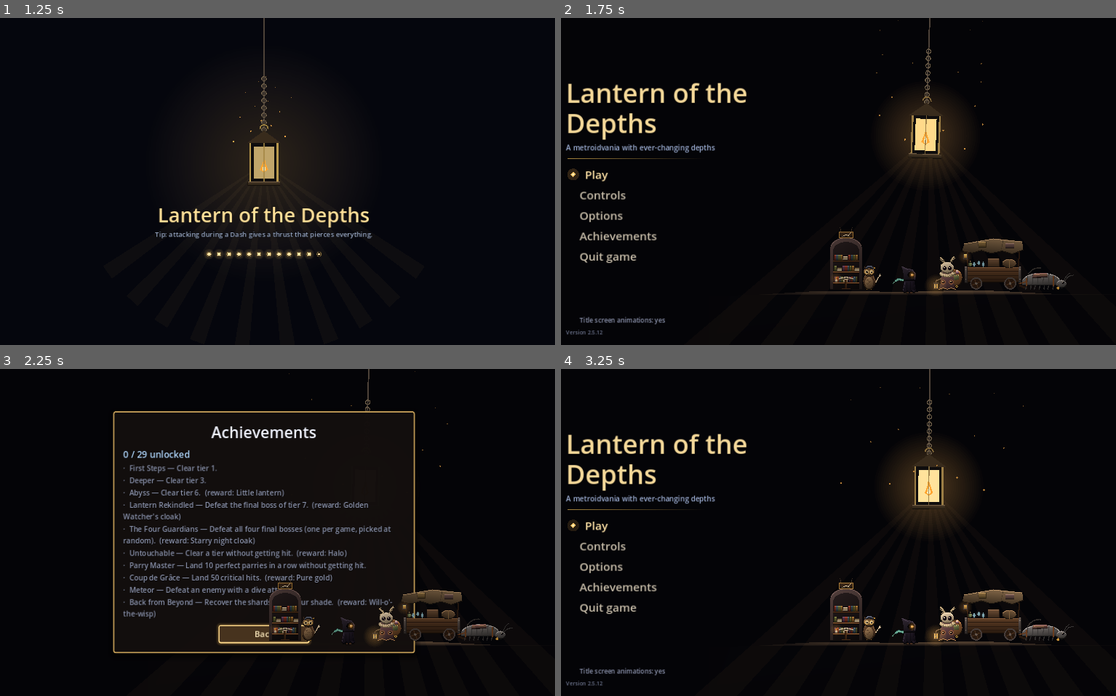
Above: before the commit, frames 1-4 (two rows, left to right).
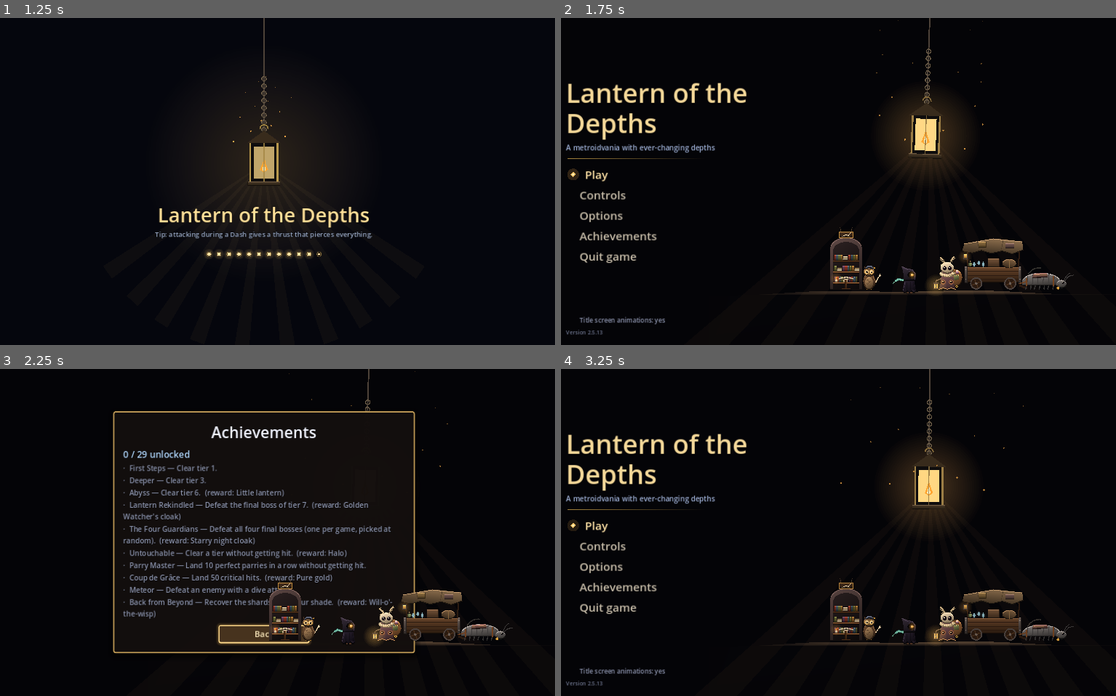
Above: after the commit, the same moments.

Repository: FlyinnRabbit/lanterne-des-profondeurs
Game: Godot game, scene res://main.tscn
Two runs of this game, one before a commit and one after it. Both use one fixed random seed, a clock stepped at 60 frames per second and the inputs below.
Inputs:
- Up to frame 1 (1.25 s): click "Play" at 0.5 s
- Up to frame 2 (1.75 s): click "Play" at 1.25 s
- Up to frame 3 (2.25 s): click "Achievements" at 2 s
- Up to frame 4 (3.25 s): click "Back" at 2.75 s

Frame 1 is identical in both runs. In frame 2, 0.6% of the frame differs, in the area x 7-91%, y 65-97%; in frame 3, 0.7%, in the area x 48-91%, y 65-84%; in frame 4, 0.3%.

Commit message:
Écran titre : vacillement de la Lanterne beaucoup plus lent et doux (v2.5.13)
Co-Authored-By: Claude Opus 5.5 <noreply@anthropic.com>
Claude-Session: https://claude.ai/code/session_01F5DPjSnstC8B37BYZw9U86

Diff:
--- a/project.godot
+++ b/project.godot
@@ -5,7 +5,7 @@
 [application]
 
 config/name="Lanterne des Profondeurs"
-config/version="2.5.12"
+config/version="2.5.13"
 config/data_gen=3
 config/description="Petit metroidvania 2D inspiré de Hollow Knight"
 run/main_scene="res://main.tscn"
--- a/scripts/menu.gd
+++ b/scripts/menu.gd
@@ -632,7 +632,7 @@
 		var anim: bool = Settings.menu_anim
 		mat.set_shader_parameter("rect_size", size)
 		mat.set_shader_parameter("lamp", _lamp())
-		breath = (0.96 + 0.04 * sin(t * 1.7) + 0.02 * sin(t * 6.1)) if anim else 1.0
+		breath = (0.97 + 0.03 * sin(t * 0.9) + 0.01 * sin(t * 1.7)) if anim else 1.0
 		mat.set_shader_parameter("breath", breath)
 		mat.set_shader_parameter("reveal", 1.0 if int(Settings.title_scene) == 0 else 0.0)
 		queue_redraw()
@@ -643,7 +643,7 @@
 		# balancement léger de la lanterne au bout de sa chaîne
 		var sway := sin(tt * 0.9) * 0.035
 		var pivot := Vector2(c.x, 0)
-		var flick := (0.92 + 0.08 * sin(tt * 17.0) * sin(tt * 7.3)) if anim else 1.0
+		var flick := (0.95 + 0.05 * sin(tt * 2.2) * sin(tt * 1.3)) if anim else 1.0
 		var GLOW := Color(1.0, 0.72, 0.36)
 		var BRASS := Color(0.72, 0.58, 0.32)
 		if camp:
@@ -668,10 +668,10 @@
 		DU.flat(self, PackedVector2Array([lc + Vector2(-38, -44), lc + Vector2(0, -72), lc + Vector2(38, -44)]), Color(0.22, 0.17, 0.11))
 		draw_arc(lc + Vector2(0, -76), 9.0, PI, TAU, 10, BRASS.darkened(0.3), 3.0)
 		draw_rect(body, Color(0.06, 0.05, 0.05))
-		draw_rect(body.grow(-7), Color(1.0, 0.86, 0.55).lerp(Color(1.0, 0.95, 0.75), 0.3 * (flick - 0.92) / 0.08))
+		draw_rect(body.grow(-7), Color(1.0, 0.86, 0.55).lerp(Color(1.0, 0.95, 0.75), 0.3 * (flick - 0.95) / 0.05))
 		var fc := lc + Vector2(0, 14)
 		var fh := 30.0 * flick
-		draw_colored_polygon(PackedVector2Array([fc + Vector2(-9, 0), fc + Vector2(-3, -fh * 0.6), fc + Vector2(sin(tt * 9.0) * 2.0, -fh), fc + Vector2(3, -fh * 0.6), fc + Vector2(9, 0), fc + Vector2(0, 6)]), Color(1.0, 0.65, 0.2))
+		draw_colored_polygon(PackedVector2Array([fc + Vector2(-9, 0), fc + Vector2(-3, -fh * 0.6), fc + Vector2(sin(tt * 1.8) * 1.5, -fh), fc + Vector2(3, -fh * 0.6), fc + Vector2(9, 0), fc + Vector2(0, 6)]), Color(1.0, 0.65, 0.2))
 		draw_colored_polygon(PackedVector2Array([fc + Vector2(-4, 0), fc + Vector2(0, -fh * 0.65), fc + Vector2(4, 0), fc + Vector2(0, 4)]), Color(1.0, 0.95, 0.75))
 		for x: float in [-30.0, 30.0]:
 			draw_line(lc + Vector2(x, -44), lc + Vector2(x, 40), BRASS.darkened(0.15), 4.0)
@@ -764,7 +764,7 @@
 		var ground := h * 0.84
 		var fire := Vector2(w * 0.7, ground)
 		# la Lanterne vacille : la lumière arrive par vagues
-		var flux := (0.86 + 0.08 * sin(tt * 2.1) + 0.06 * sin(tt * 7.7) * sin(tt * 3.1)) if Settings.menu_anim else 1.0
+		var flux := (0.93 + 0.05 * sin(tt * 0.9) + 0.02 * sin(tt * 1.6)) if Settings.menu_anim else 1.0
 		# sol : un tertre de roche éclairé
 		var mound := PackedVector2Array()
 		for i in 25:
--- a/scripts/version.gd
+++ b/scripts/version.gd
@@ -1,3 +1,3 @@
 # Version du jeu. Le workflow de publication remplace cette valeur par le tag de la Release.
 # (Lue par updater.gd après le chargement d'un éventuel patch.)
-const VERSION := "2.5.12"
+const VERSION := "2.5.13"
Not shown, changed: export_presets.cfg
